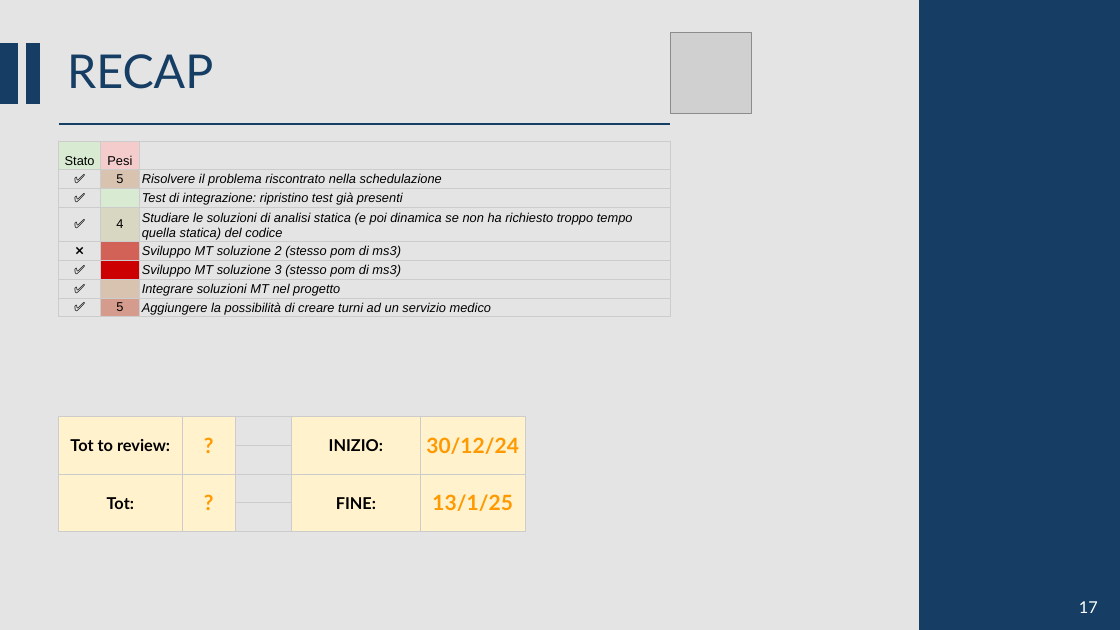
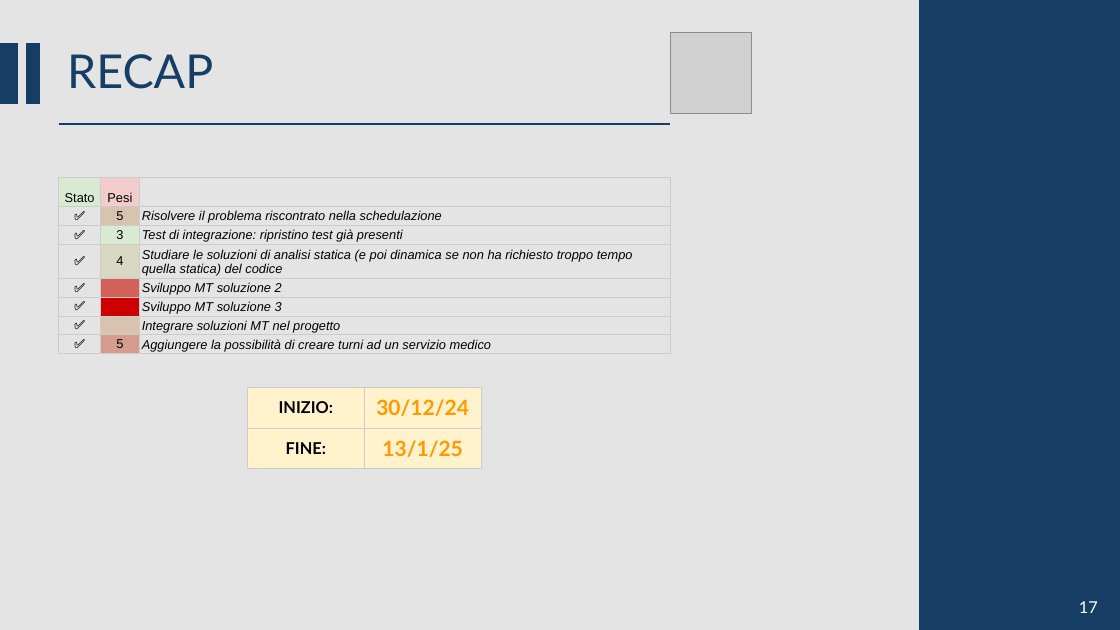
Before and after one commit to CSW-Teams/MS3-docs, a slide deck: slide 11 of ShiftsHappen/Sprint 2/CSW Sprint 2.pptm (slide 8 before the commit). Drawn at 1120x630 pixels with LibreOffice and Linux fonts; fonts in the diff are those of the drawing; grey boxes stand for pictures. Boxes give left, top, right and bottom in pixels: in the first picture for what was removed or moved away, otherwise in the second. Text is boxed around its words. In the diff, an @@ line names an element or a change of style, - is before the commit and + after.

```diff
--- a/ShiftsHappen/Sprint 2/CSW Sprint 2.pptm
+++ b/ShiftsHappen/Sprint 2/CSW Sprint 2.pptm
@@ table at (59,178,670,356) @@
-row 3, column 2: 
+row 3, column 2: 3
-row 5, column 1: ❌
+row 5, column 1: ✅
-row 5, column 3: Sviluppo MT soluzione 2 (stesso pom di ms3)
+row 5, column 3: Sviluppo MT soluzione 2
-row 6, column 3: Sviluppo MT soluzione 3 (stesso pom di ms3)
+row 6, column 3: Sviluppo MT soluzione 3
@@ table: place and size @@
-table at (59,141,670,319)
+table at (59,178,670,356)
@@ table at (248,387,481,470) @@
-Tot to review: | ? |  | INIZIO: | 30/12/24
- |  |  |  | 
-Tot: | ? |  | FINE: | 13/1/25
- |  |  |  | 
+INIZIO: | 30/12/24
+FINE: | 13/1/25
@@ table: place and size @@
-table at (59,417,526,532)
+table at (248,387,481,470)
```
Also in this commit, not shown: 6 other slides changed, 4 slides added, 1 slide removed.
